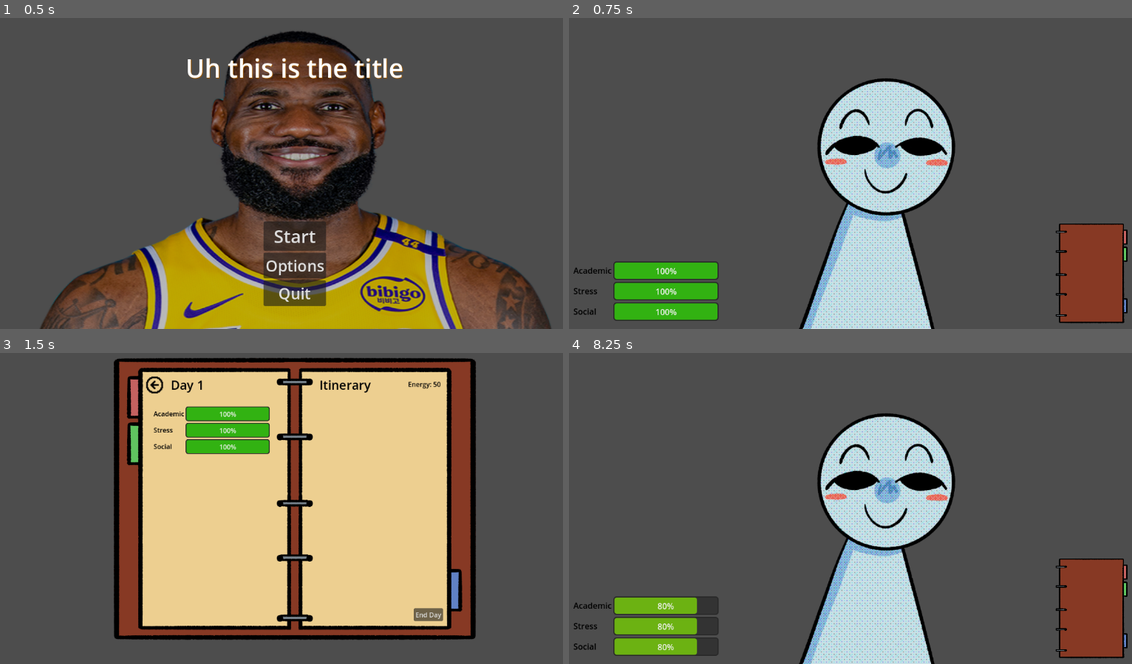
Above: before the commit, frames 1-4 (two rows, left to right).
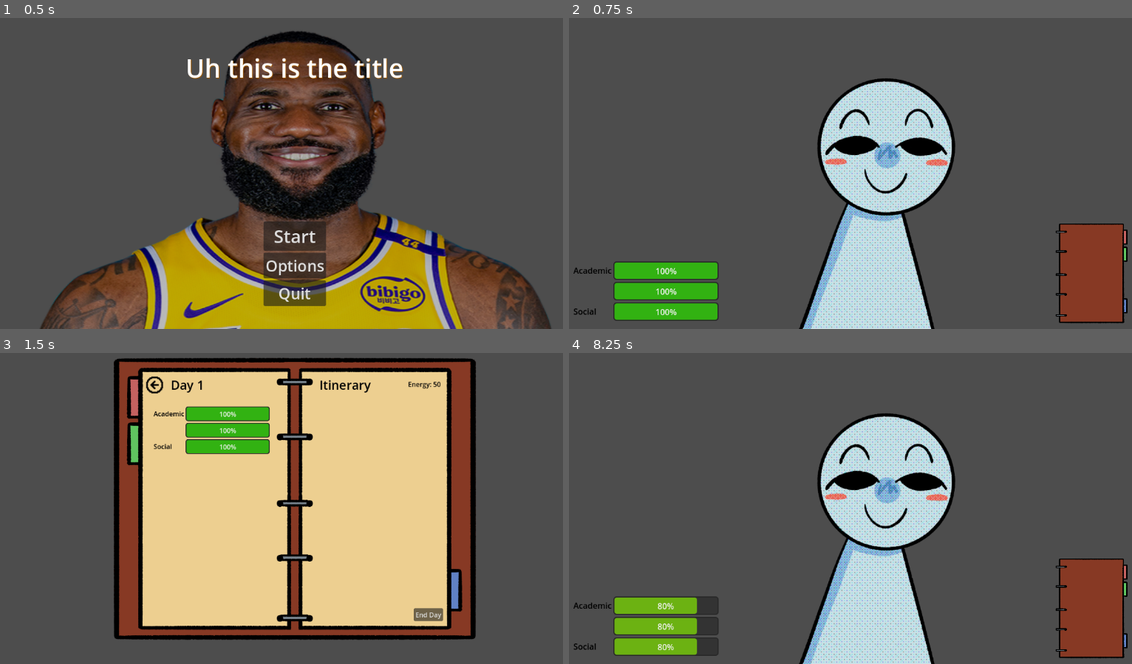
Above: after the commit, the same moments.

Repository: MLJoson/broncoHacksS25
Game: Godot game, scene res://Scenes/menu.tscn
The game is run twice, just before and just after one commit, with the same random seed, the same clock (stepped at 60 frames per second) and the same inputs.
Inputs (mouse positions are in pixels of both pictures, inside the frame that each line leads up to):
- Up to frame 1 (0.5 s): no input
- Up to frame 2 (0.75 s): click "Start" at 0.5 s
- Up to frame 3 (1.5 s): click (523, 604) at 1.25 s
- Up to frame 4 (8.25 s): click (721, 384) at 2 s; click (1092, 604) at 2.75 s; click "End Day" at 3.5 s; click (1092, 604) at 4.25 s; click (721, 384) at 5 s; tap Enter at 5.75, 7.25 s; tap A (add_task) at 5.85, 6.6, 7.55 s; tap Space at 6.5, 8 s; tap D (clear) at 7.35 s; tap Down (decrease_val) at 8.1 s

Frame 1 is identical in both runs. In frame 2, less than 0.1% of the frame differs, in the area x 0-5%, y 86-89%; in frame 3, less than 0.1%; in frame 4, less than 0.1%.

Commit message:
added stats to journal

Diff:
--- a/broncohackss25/Scenes/stats_ui.tscn
+++ b/broncohackss25/Scenes/stats_ui.tscn
@@ -49,7 +49,6 @@
 offset_right = 47.0
 offset_bottom = 27.0
 theme_override_colors/font_color = Color(0, 0, 0, 1)
-text = "Stress"
 
 [node name="Bar" parent="VBoxContainer/Stress" instance=ExtResource("1_h18qs")]
 layout_mode = 0
--- a/broncohackss25/Scenes/task.tscn
+++ b/broncohackss25/Scenes/task.tscn
@@ -3,13 +3,38 @@
 [ext_resource type="Script" uid="uid://bijlxlwuiu7gb" path="res://Scripts/task.gd" id="1_pcxva"]
 
 [node name="Task" type="HBoxContainer"]
+offset_right = 205.0
+offset_bottom = 24.0
 script = ExtResource("1_pcxva")
 
-[node name="CheckBox" type="CheckBox" parent="."]
+[node name="VBoxContainer" type="VBoxContainer" parent="."]
 layout_mode = 2
 
-[node name="Label" type="Label" parent="."]
+[node name="HBoxContainer" type="HBoxContainer" parent="VBoxContainer"]
+layout_mode = 2
+
+[node name="CheckBox" type="CheckBox" parent="VBoxContainer/HBoxContainer"]
+layout_mode = 2
+
+[node name="Label" type="Label" parent="VBoxContainer/HBoxContainer"]
 layout_mode = 2
 theme_override_colors/font_color = Color(0, 0, 0, 1)
 
-[connection signal="pressed" from="CheckBox" to="." method="_on_check_box_pressed"]
+[node name="HBoxContainer2" type="HBoxContainer" parent="VBoxContainer"]
+layout_mode = 2
+
+[node name="academic_label" type="Label" parent="VBoxContainer/HBoxContainer2"]
+layout_mode = 2
+theme_override_colors/font_color = Color(0.270222, 0.270222, 0.270222, 1)
+text = "
+"
+
+[node name="social_label" type="Label" parent="VBoxContainer/HBoxContainer2"]
+layout_mode = 2
+theme_override_colors/font_color = Color(0.270588, 0.270588, 0.270588, 1)
+
+[node name="stress_label" type="Label" parent="VBoxContainer/HBoxContainer2"]
+layout_mode = 2
+theme_override_colors/font_color = Color(0.270588, 0.270588, 0.270588, 1)
+
+[connection signal="pressed" from="VBoxContainer/HBoxContainer/CheckBox" to="." method="_on_check_box_pressed"]
--- a/broncohackss25/Scripts/tasklist.gd
+++ b/broncohackss25/Scripts/tasklist.gd
@@ -5,14 +5,34 @@
 
 func _process(delta: float) -> void:
 	if Input.is_action_just_pressed("add_task"):
-		add_task("Task") #adds a task given a string
+		add_task("Task", 5, -5, 5) #adds a task given a string
 	if Input.is_action_just_pressed("clear"):
 		clear()
 
-func add_task(task_name: String):
+func add_task(task_name: String, academic_stat: int, social_stat: int, stress_stat : int):
 	var task_instance = task_scene.instantiate()
 	add_child(task_instance)
-	get_child(num_tasks).get_child(1).text = task_name
+	get_child(num_tasks).get_child(0).get_child(0).get_child(1).text = task_name
+
+	var aca_text = get_child(num_tasks).get_child(0).get_child(1).get_child(0)
+	var social_text = get_child(num_tasks).get_child(0).get_child(1).get_child(1)
+	var stress_text = get_child(num_tasks).get_child(0).get_child(1).get_child(2)
+
+	if academic_stat > 0:
+		aca_text.text = "academic ↑"
+	else:
+		aca_text.text = "academic ↓"
+
+	if social_stat > 0:
+		social_text.text = "social ↑"
+	else:
+		social_text.text = "social ↓"
+
+	if stress_stat > 0:
+		stress_text.text = "stress ↑"
+	else:
+		stress_text.text = "stress ↓"
+
 	num_tasks += 1
 
 func clear():
Not shown, added: broncohackss25/Assets/TitleScreen/Screen.png.import
Not shown, added: broncohackss25/Assets/TitleScreen/Title.png.import
